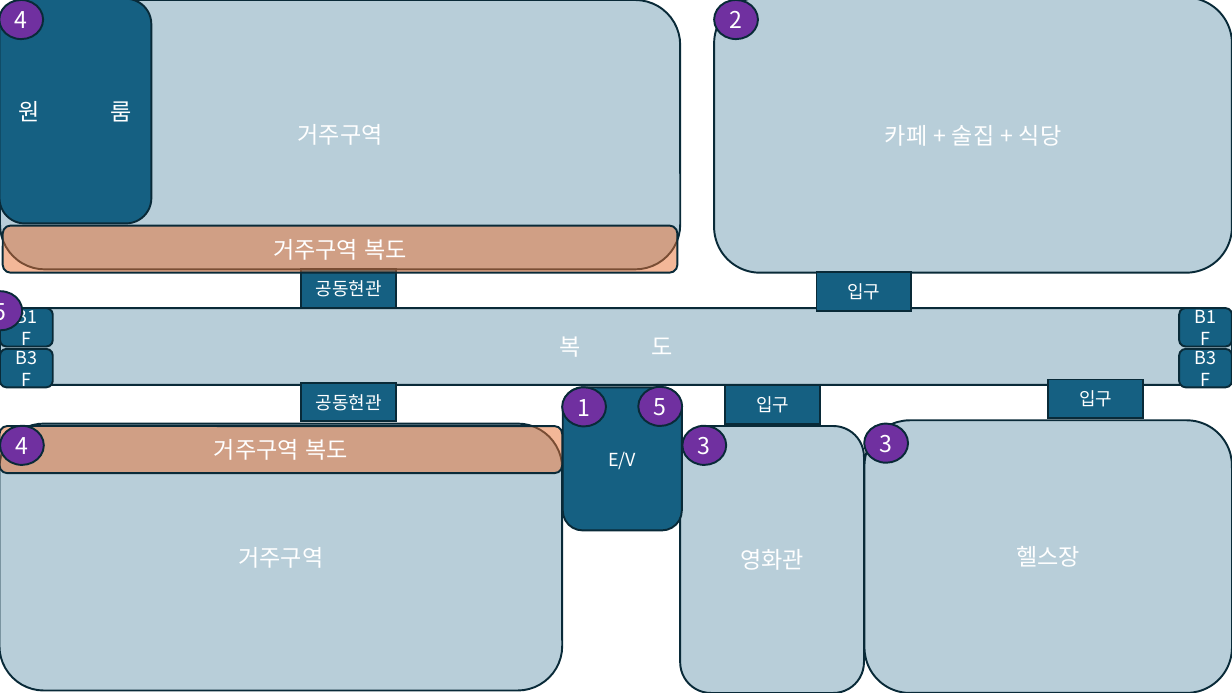
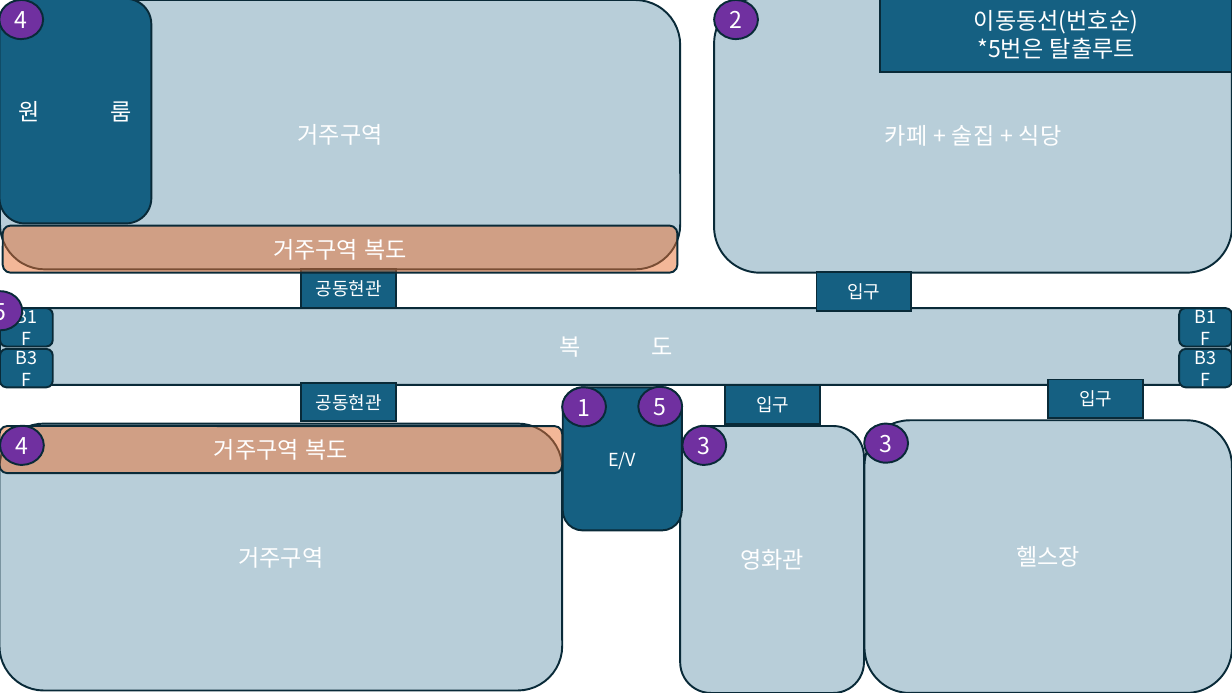
Before and after one commit to torauma06/HideAndSeek, a slide deck: slide 2 of 맵자료(청사진,이동동선,기믹요소).pptx. Drawn at 1232x693 pixels with LibreOffice and Linux fonts; fonts in the diff are those of the drawing. Boxes give left, top, right and bottom in pixels: in the first picture for what was removed or moved away, otherwise in the second. Text is boxed around its words. In the diff, an @@ line names an element or a change of style, - is before the commit and + after.

```diff
--- a/맵자료(청사진,이동동선,기믹요소).pptx
+++ b/맵자료(청사진,이동동선,기믹요소).pptx
@@ rectangle added at <box>881,0,1232,72</box>, fill #156082, outline #092A39 1.5 pt, 18 pt, text #FFFFFF @@
+이동동선(번호순)
+*5번은 탈출루트
```
Also in this commit, not shown: 2 other slides changed.
